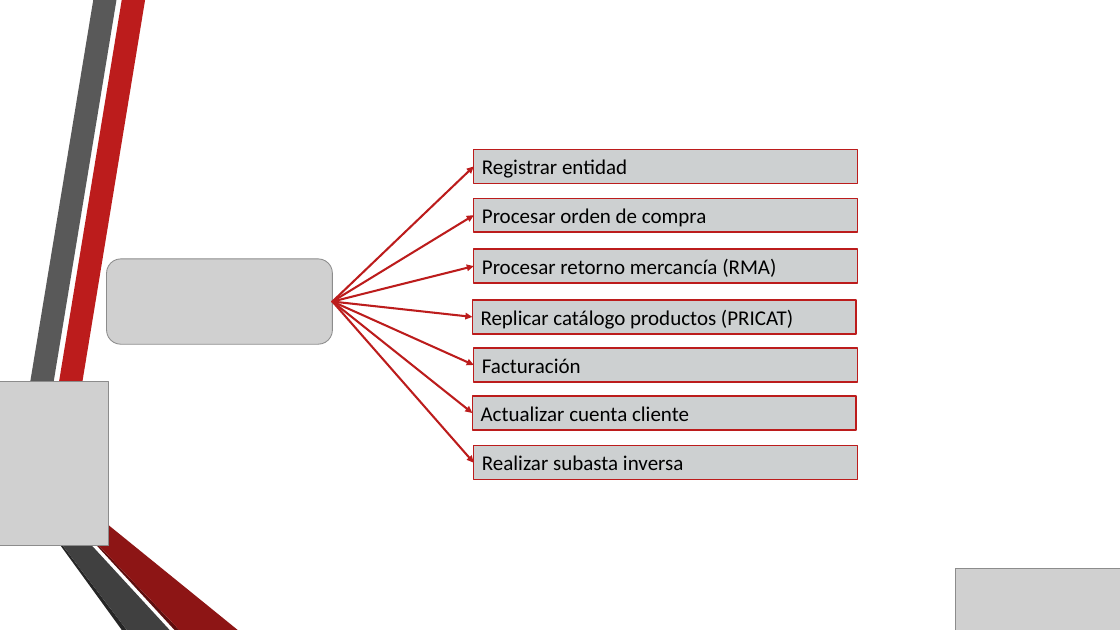
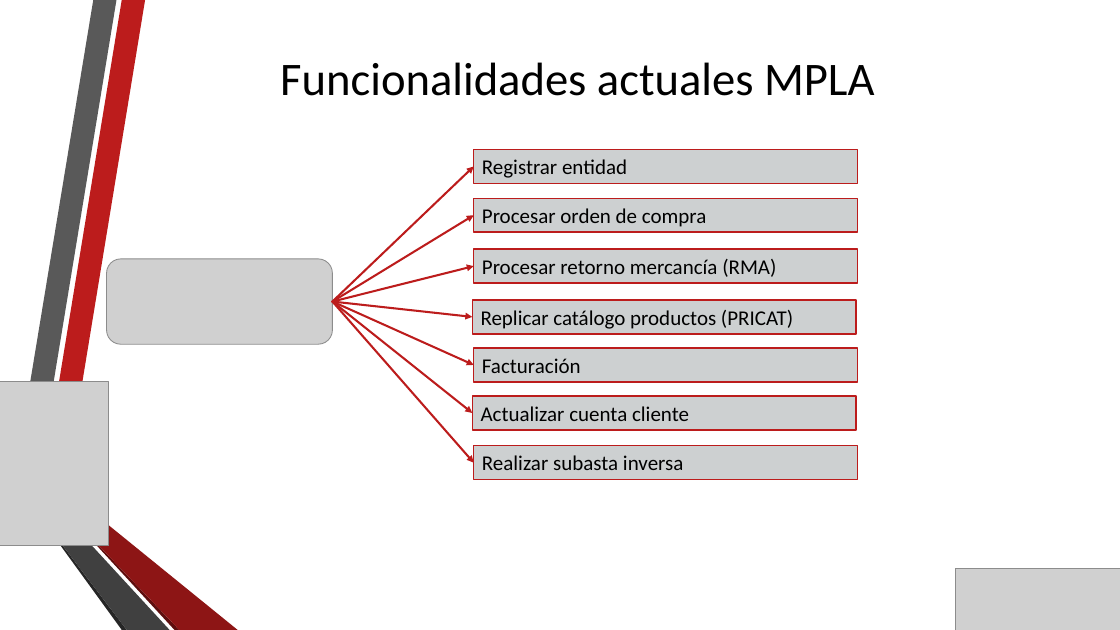
Before and after one commit to gaudisolutions/ecos, a slide deck: slide 6 of Proyecto I/Presentación/Arquitectura Objetivo MPLA.pptx. Drawn at 1120x630 pixels with LibreOffice and Linux fonts; fonts in the diff are those of the drawing; grey boxes stand for pictures; background and template pictures are left out. Boxes give left, top, right and bottom in pixels: in the first picture for what was removed or moved away, otherwise in the second. Text is boxed around its words. In the diff, an @@ line names an element or a change of style, - is before the commit and + after.

```diff
--- a/Proyecto I/Presentación/Arquitectura Objetivo MPLA.pptx
+++ b/Proyecto I/Presentación/Arquitectura Objetivo MPLA.pptx
@@ title added at box(280, 62, 874, 96), 40 pt, text #000000 @@
+Funcionalidades actuales MPLA
```
Also in this commit, not shown: 8 other slides changed, 10 slides added, 3 slides removed, 1 other file.
